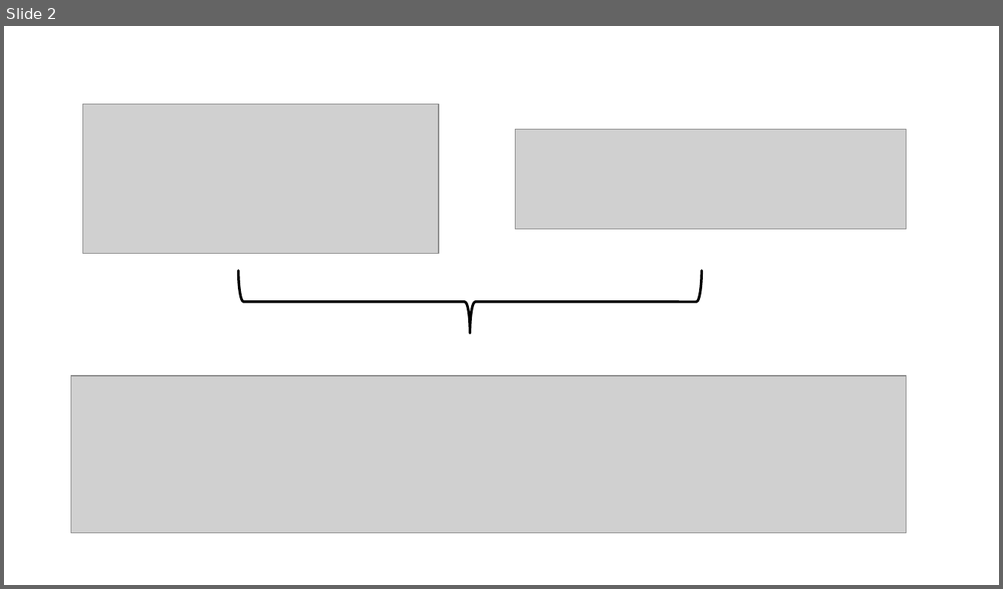
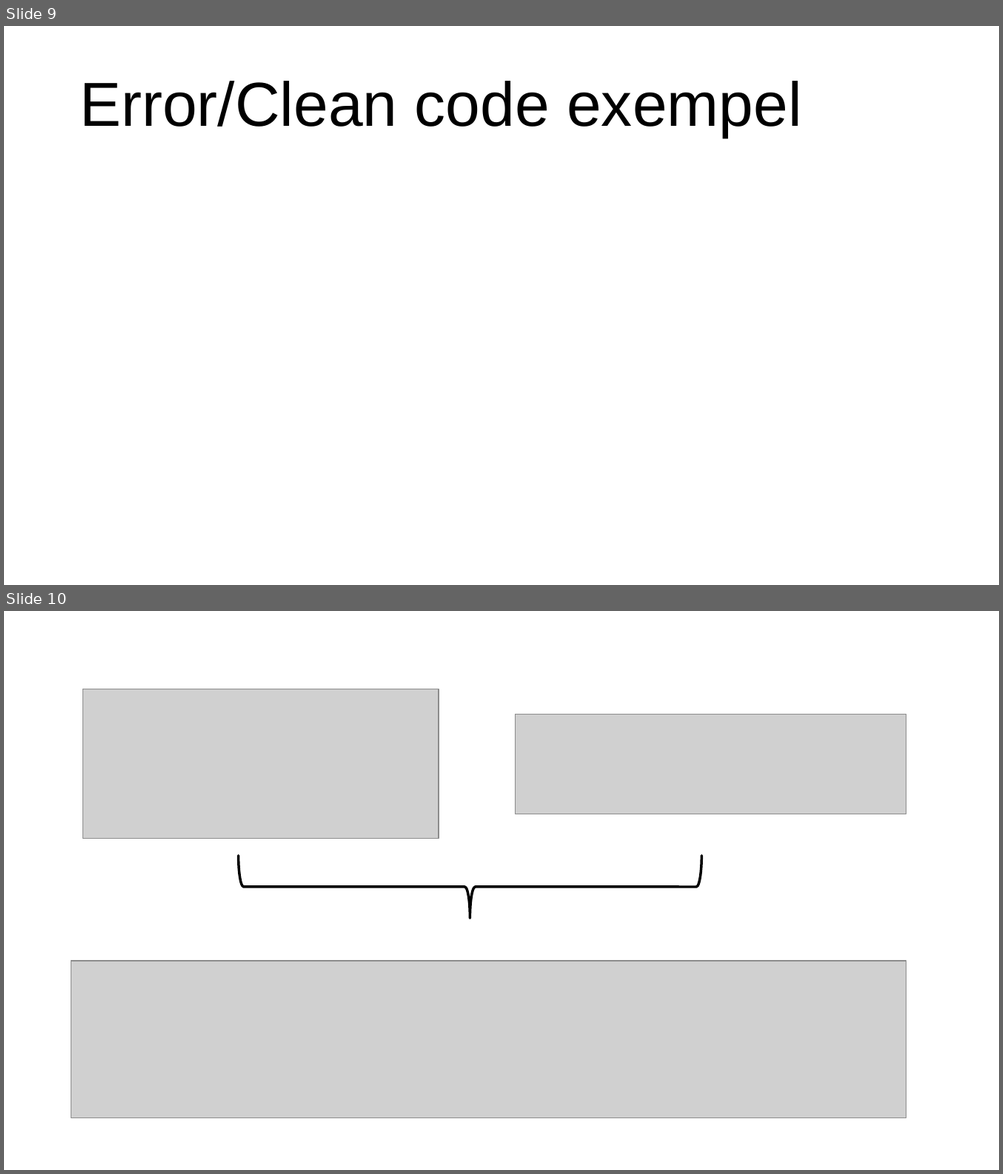
Before and after one commit to kdb11/BattleInventory, a slide deck: Presentation.pptx. Shown one above the other, each under a label of ours: slide 2 before the commit, slides 9 and 10 after it. The pictures are 1003x589 and 1003x1174 pixels, drawn with LibreOffice and Linux fonts; fonts in the diff are those of the drawing; grey boxes stand for pictures; background and template pictures are left out. Boxes give left, top, right and bottom in pixels: in the first picture for what was removed or moved away, otherwise in the second. Text is boxed around its words. In the diff, an @@ line names an element or a change of style, - is before the commit and + after.

```diff
--- a/Presentation.pptx
+++ b/Presentation.pptx
@@ slide 9 added at (x1=4, y1=26, x2=999, y2=585), background picture (left out) @@
@@ title added at (x1=79, y1=81, x2=801, y2=137), 60 pt, text #000000 @@
+Error/Clean code exempel
@@ what was slide 2 is now slide 10 @@
```
Also in this commit, not shown: 8 other slides added, 1 slide removed, 1 other file.
